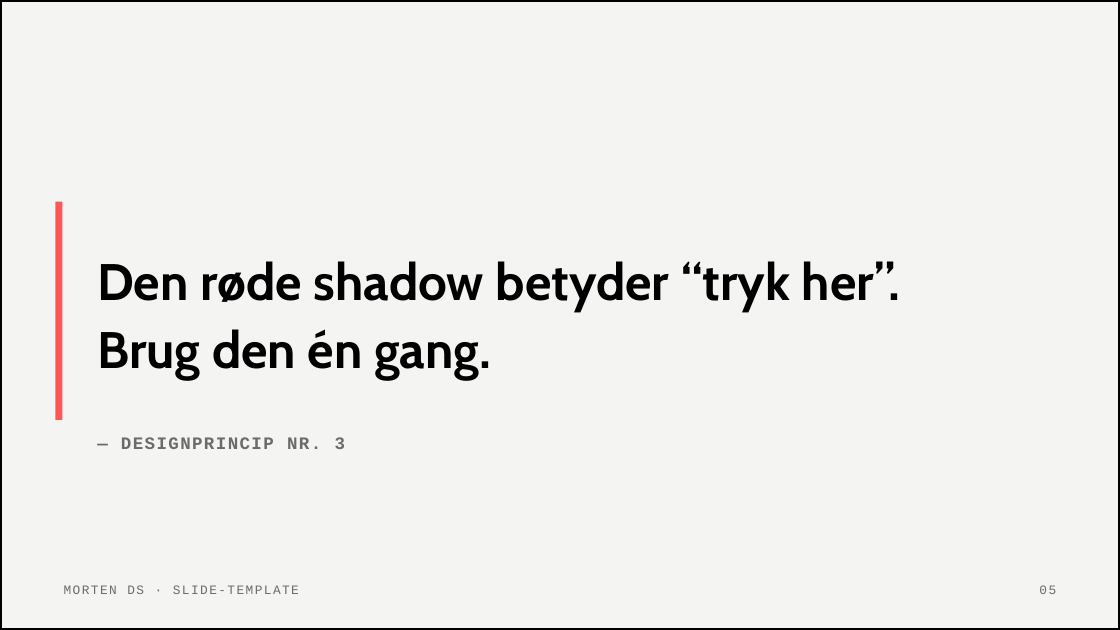
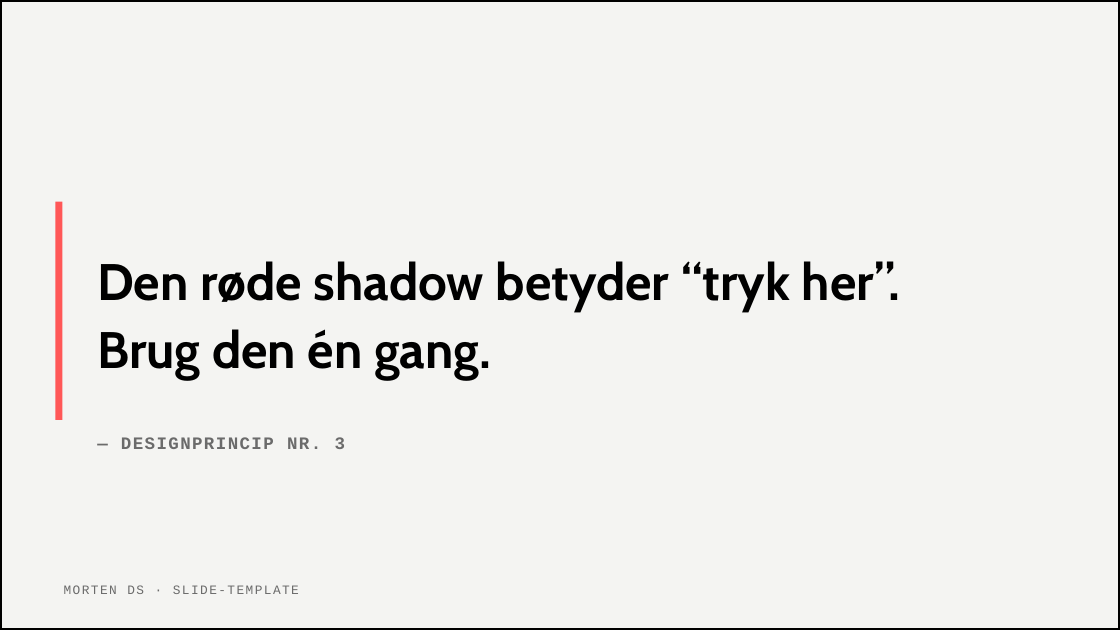
Before and after one commit to morten1415-maker/morten-slides, a slide deck: slide 5 of morten-ds-example.pptx. Drawn at 1120x630 pixels with LibreOffice and Linux fonts; fonts in the diff are those of the drawing. Boxes give left, top, right and bottom in pixels: in the first picture for what was removed or moved away, otherwise in the second. Text is boxed around its words. In the diff, an @@ line names an element or a change of style, - is before the commit and + after.

```diff
--- a/morten-ds-example.pptx
+++ b/morten-ds-example.pptx
@@ text removed at (x1=1039, y1=585, x2=1056, y2=594) @@
-05
```
Also in this commit, not shown: 16 other slides changed, 5 other files.
